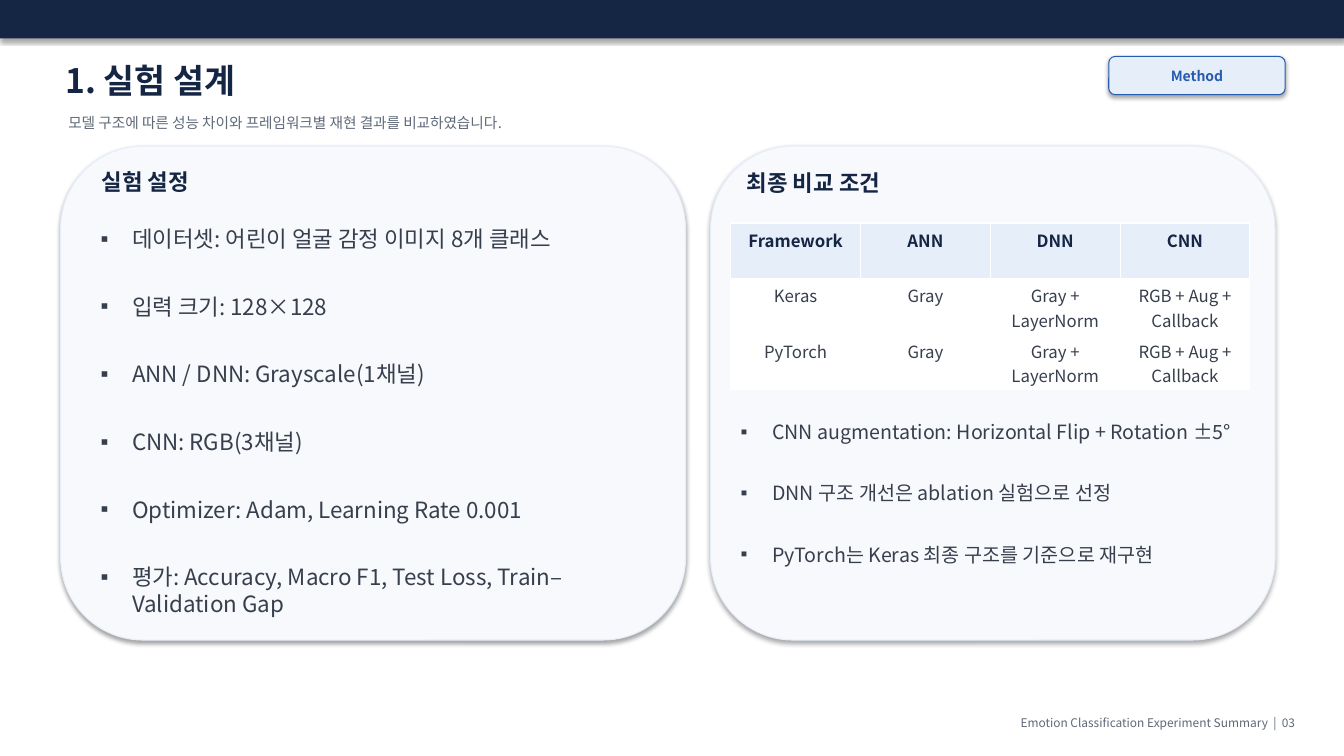
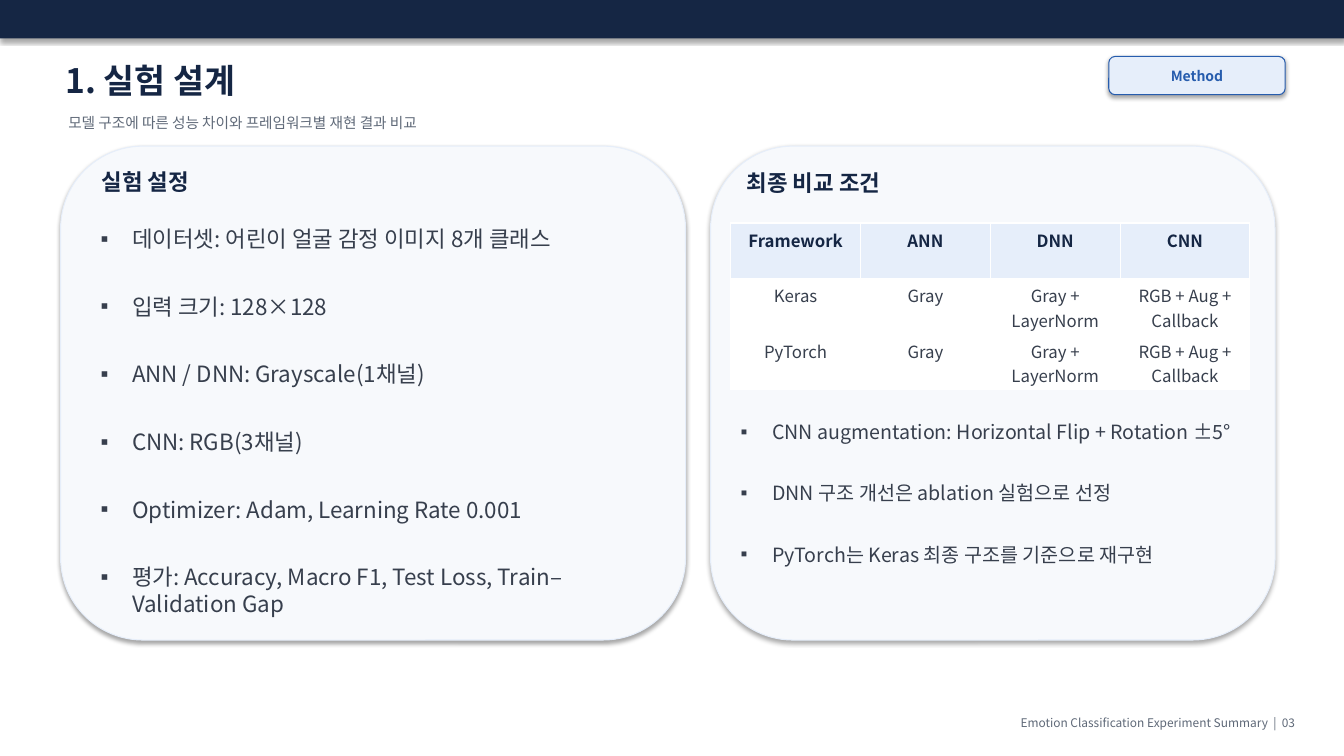
Before and after one commit to a38200-pixel/ANN_DNN_CNN_Architecture_Improvement, a slide deck: slide 4 of 어린이_감정분류_실험결과.pptx. Drawn at 1344x756 pixels with LibreOffice and Linux fonts; fonts in the diff are those of the drawing. Boxes give left, top, right and bottom in pixels: in the first picture for what was removed or moved away, otherwise in the second. Text is boxed around its words. In the diff, an @@ line names an element or a change of style, - is before the commit and + after.

```diff
--- a/어린이_감정분류_실험결과.pptx
+++ b/어린이_감정분류_실험결과.pptx
@@ text at <box>68,116,417,129</box>: text changed @@
-모델 구조에 따른 성능 차이와 프레임워크별 재현 결과를 비교하였습니다.
+모델 구조에 따른 성능 차이와 프레임워크별 재현 결과 비교
```
Also in this commit, not shown: 9 other slides changed.
